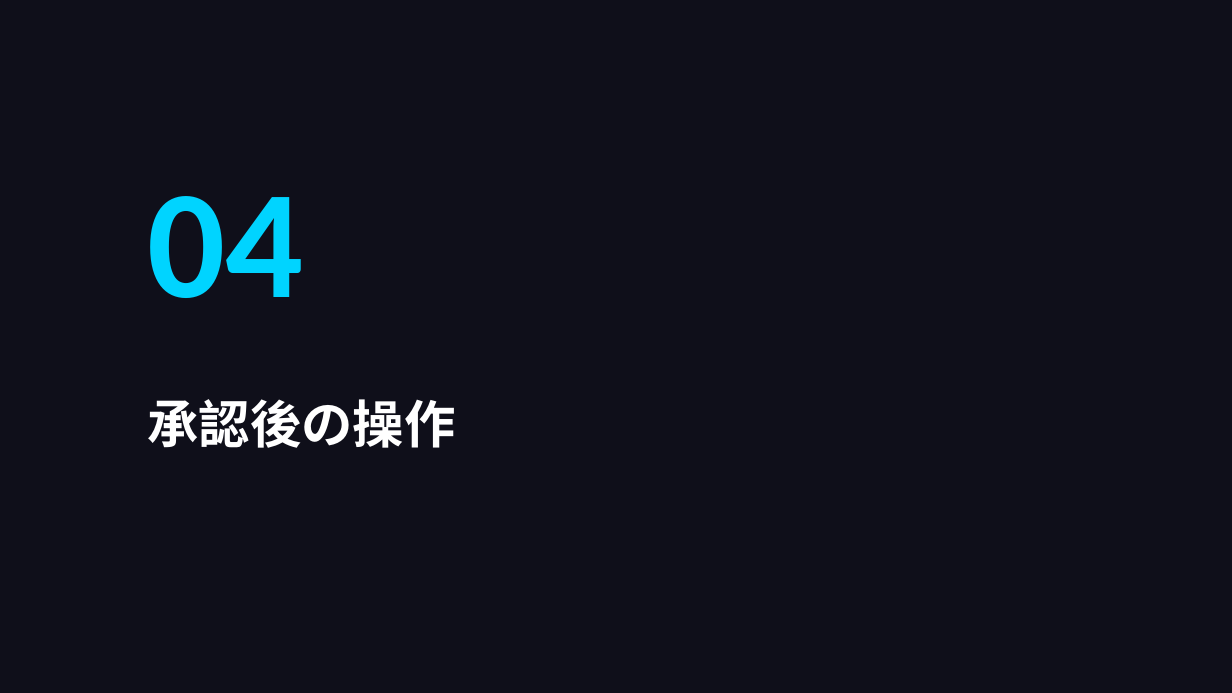
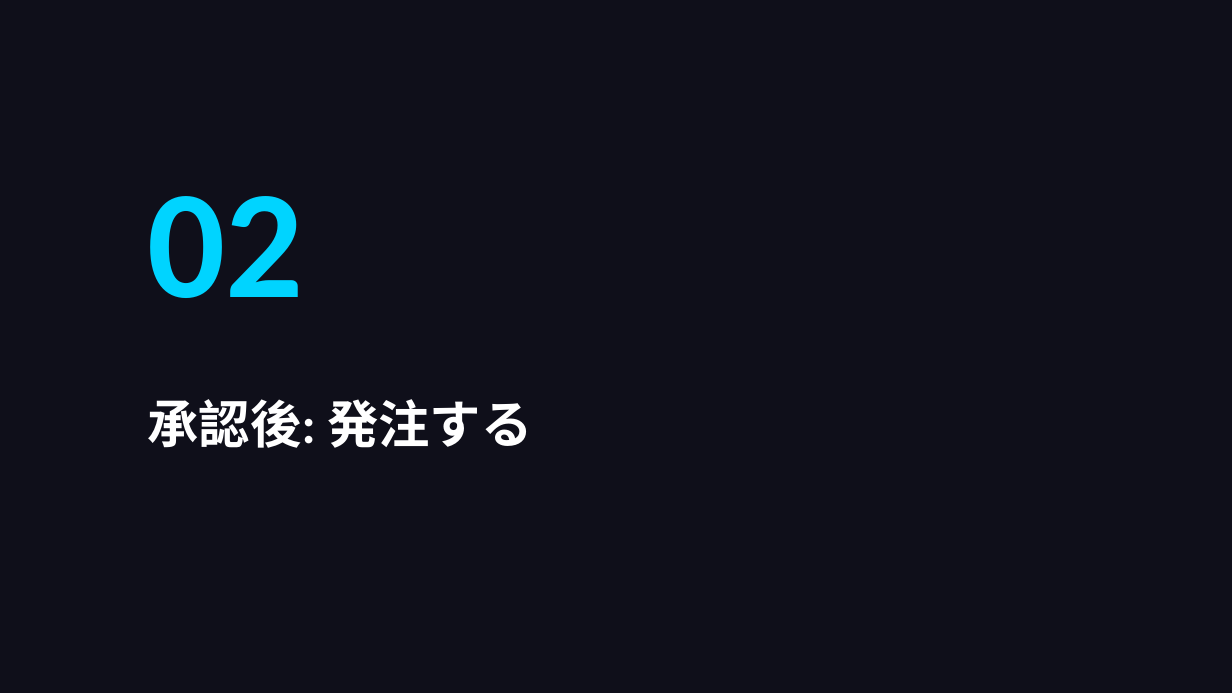
Before and after one commit to takeshiizawa123/next-procurement-poc, a slide deck: slide 9 of docs/user-manual.pptx (slide 15 before the commit). Drawn at 1232x693 pixels with LibreOffice and Linux fonts; fonts in the diff are those of the drawing. Boxes give left, top, right and bottom in pixels: in the first picture for what was removed or moved away, otherwise in the second. Text is boxed around its words. In the diff, an @@ line names an element or a change of style, - is before the commit and + after.

```diff
--- a/docs/user-manual.pptx
+++ b/docs/user-manual.pptx
@@ text at box(148, 196, 304, 298): text changed @@
-04
+02
@@ text at box(148, 399, 532, 448): text changed @@
-承認後の操作
+承認後: 発注する
```
Also in this commit, not shown: 22 other slides changed, 7 slides added, 10 slides removed, 1 other file.
